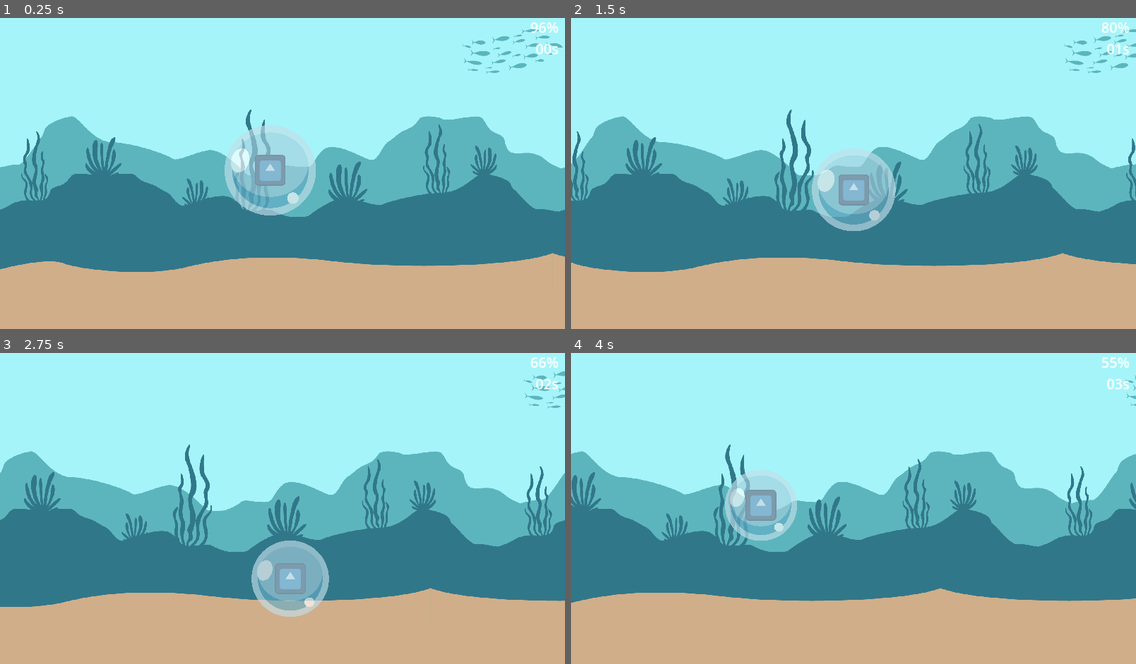
Above: before the commit, frames 1-4 (two rows, left to right).
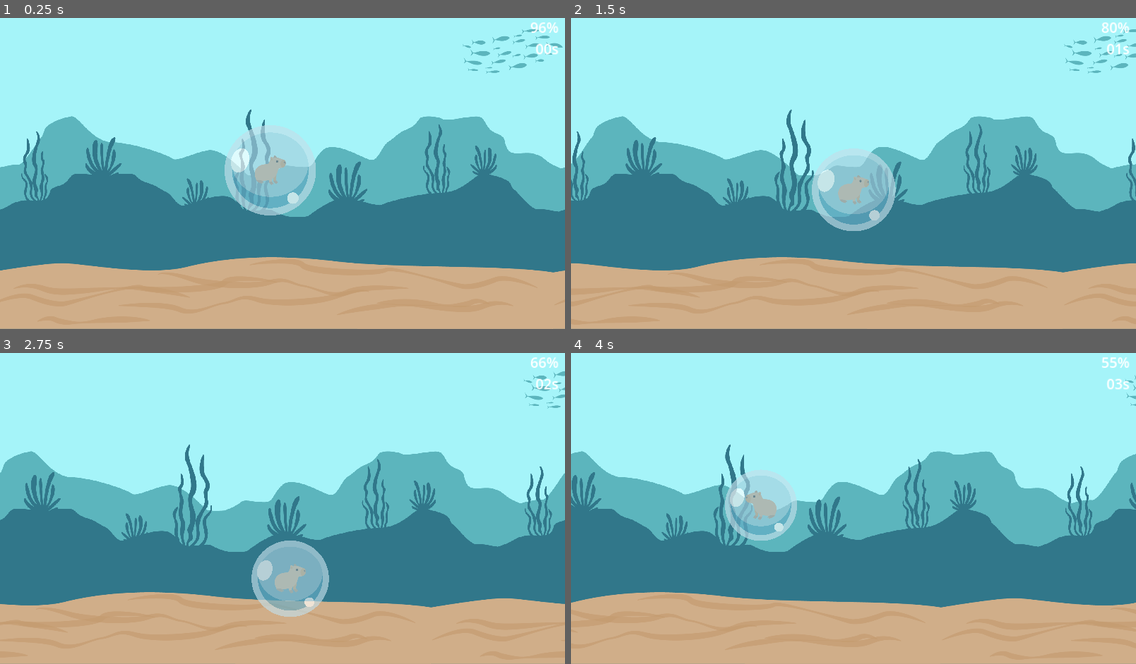
Above: after the commit, the same moments.

Repository: ReyCristian/Babelki
Game: Godot game, scene res://main.tscn
The game is run twice, just before and just after one commit, with the same random seed, the same clock (stepped at 60 frames per second) and the same inputs. The engine's default icon, where the game draws it, is replaced by a stand-in: a white triangle on a blue panel in a dark square.
Inputs:
- Up to frame 1 (0.25 s): no input
- Up to frame 2 (1.5 s): hold Right (ui_right) 0.53-1.28 s; hold Down (ui_down) from 1.28 s (still down)
- Up to frame 3 (2.75 s): release Down (ui_down) at 2.03 s; hold Right (ui_right) from 2.03 s (still down)
- Up to frame 4 (4 s): release Right (ui_right) at 2.78 s; hold Up (ui_up) 2.78-3.53 s; hold Left (ui_left) from 3.53 s (still down)

The runs differ from the first frame. In frame 1, 1.3% of the frame differs, in the area x 0-100%, y 43-82%; in frame 2, 1.4%; in frame 3, 1.2%; in frame 4, 1.5%.

Commit message:
nuevo player

Diff:
--- a/enemy.tscn
+++ b/enemy.tscn
@@ -1,24 +1,21 @@
 [gd_scene load_steps=3 format=3 uid="uid://dv8p7knjitcpn"]
 
 [ext_resource type="Script" path="res://enemy.gd" id="1_ow77a"]
-[ext_resource type="Texture2D" uid="uid://dxcsakmthduba" path="res://recursos/enemigo/buzo.png" id="2_svgq3"]
+[ext_resource type="Texture2D" uid="uid://ilhg0q02oyc2" path="res://recursos/enemigo/Babelki_Tiburon.png" id="2_vr75m"]
 
 [node name="enemy" type="CharacterBody2D" groups=["Enemy"]]
 script = ExtResource("1_ow77a")
-
-[node name="Sprite2D" type="Sprite2D" parent="."]
-texture = ExtResource("2_svgq3")
-flip_h = true
-hframes = 4
-vframes = 4
-frame = 1
 
 [node name="VisibleOnScreenNotifier2D" type="VisibleOnScreenNotifier2D" parent="."]
 position = Vector2(-0.999999, -5.5)
 scale = Vector2(14.1, 7.75)
 
+[node name="BabelkiTiburon" type="Sprite2D" parent="."]
+position = Vector2(-19, -24)
+scale = Vector2(0.27972, 0.27972)
+texture = ExtResource("2_vr75m")
+
 [node name="CollisionPolygon2D" type="CollisionPolygon2D" parent="."]
-position = Vector2(-109, -8)
-polygon = PackedVector2Array(3, -5, 53, 13, 105, 5, 133, 16, 172, 23, 190, -10, 121, -22, 66, -57, 48, -49, 48, -15, 28, -13, 22, -24)
+polygon = PackedVector2Array(0, 0, 29, -7, 59, -22, 56, -31, 12, -28, -26, -38, -56, -47, -96, -49, -121, -43, -121, -34, -90, -11, -64, -1, -28, 3)
 
 [connection signal="screen_exited" from="VisibleOnScreenNotifier2D" to="." method="_on_visible_on_screen_notifier_2d_screen_exited"]
--- a/main.tscn
+++ b/main.tscn
@@ -94,17 +94,10 @@
 texture = ExtResource("8_uj40o")
 
 [node name="Arena" type="ParallaxLayer" parent="ParallaxBackground"]
-motion_mirroring = Vector2(3839, 0)
+motion_mirroring = Vector2(1919, 0)
 
-[node name="Arena" type="Sprite2D" parent="ParallaxBackground/Arena"]
-texture_filter = 1
-position = Vector2(960, 951)
-texture = ExtResource("9_3tvgc")
-
-[node name="Arena2" type="Sprite2D" parent="ParallaxBackground/Arena"]
-texture_filter = 1
-position = Vector2(2879, 951)
-scale = Vector2(-1, 1)
+[node name="BabelkiFondoCapa4" type="Sprite2D" parent="ParallaxBackground/Arena"]
+position = Vector2(960, 958)
 texture = ExtResource("9_3tvgc")
 
 [node name="BabelkiFondoCapa5(transparente)" type="Sprite2D" parent="ParallaxBackground"]
--- a/player.gd
+++ b/player.gd
@@ -38,10 +38,10 @@
 	if Input.is_action_pressed("ui_down"):
 		velocity.y += 1
 	if Input.is_action_pressed("ui_left"):
-		$CollisionShape2D.scale.x = 1
+		$CollisionShape2D.scale.x = -1
 		velocity.x -= 1
 	if Input.is_action_pressed("ui_right"):
-		$CollisionShape2D.scale.x =-1
+		$CollisionShape2D.scale.x = 1
 		velocity.x += 1
 
 func cargar_tiempo(delta):
--- a/player.tscn
+++ b/player.tscn
@@ -2,7 +2,7 @@
 
 [ext_resource type="Script" path="res://player.gd" id="1_tklb1"]
 [ext_resource type="Script" path="res://Burbuja_player.gd" id="2_5d8wt"]
-[ext_resource type="Texture2D" uid="uid://dlqntvxg7sw68" path="res://icon.svg" id="3_lcfq3"]
+[ext_resource type="Texture2D" uid="uid://bwhh2tvpuyk4l" path="res://recursos/Player/Babelki_Carpincho.png" id="2_mnlt0"]
 [ext_resource type="Texture2D" uid="uid://drmc3xpxbdc2l" path="res://recursos/burbujas/Burbuja.svg" id="4_p2gk2"]
 
 [sub_resource type="RectangleShape2D" id="RectangleShape2D_6wmyn"]
@@ -12,15 +12,15 @@
 radius = 79.0063
 
 [node name="Player" type="CharacterBody2D" groups=["Player"]]
+collision_mask = 0
 script = ExtResource("1_tklb1")
 
 [node name="CollisionShape2D" type="CollisionShape2D" parent="."]
 shape = SubResource("RectangleShape2D_6wmyn")
 
-[node name="Sprite2D" type="Sprite2D" parent="CollisionShape2D"]
-position = Vector2(-0.25, -0.25)
-scale = Vector2(0.82, 0.82)
-texture = ExtResource("3_lcfq3")
+[node name="BabelkiCarpincho" type="Sprite2D" parent="CollisionShape2D"]
+scale = Vector2(0.561798, 0.561798)
+texture = ExtResource("2_mnlt0")
 
 [node name="VisibleOnScreenNotifier2D" type="VisibleOnScreenNotifier2D" parent="."]
 position = Vector2(-0.499992, -1.5)
Binary file added: recursos/Player/Babelki_Carpincho.png
Not shown, added: recursos/Player/Babelki_Carpincho.png.import
Binary file added: recursos/enemigo/Babelki_Tiburon.png
Not shown, added: recursos/enemigo/Babelki_Tiburon.png.import
Binary file changed: recursos/entorno/Babelki_Fondo_Capa4.png
